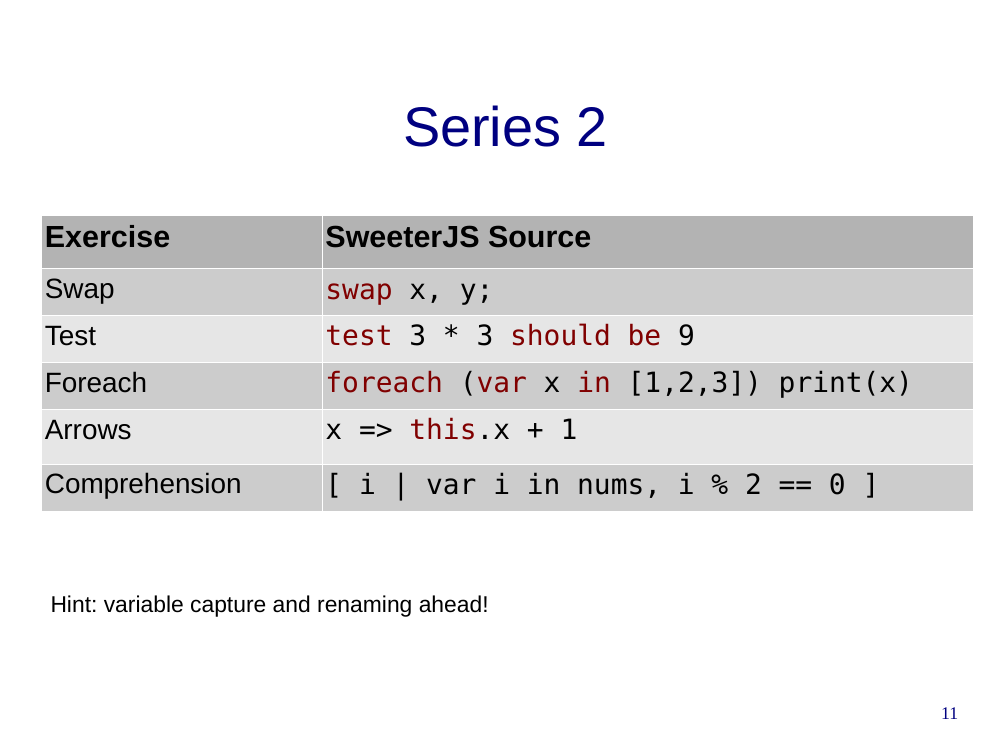
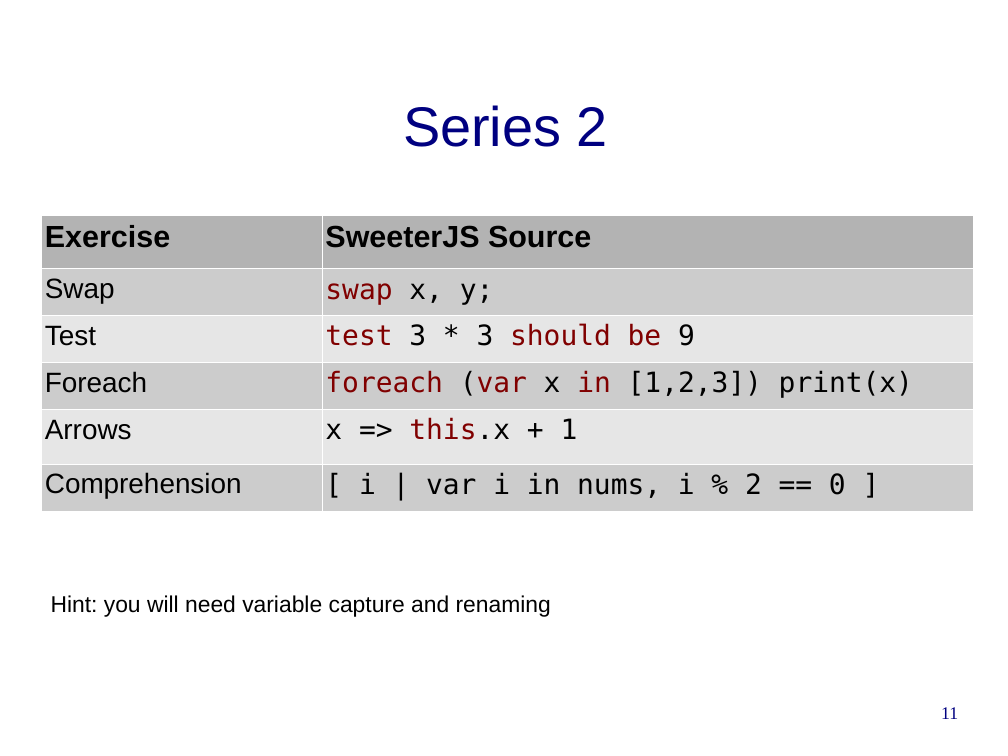
Before and after one commit to cwi-swat/rascal-course-pldi-2015, a slide deck: slide 11 of presentations/Hack-your-Javascript.odp. Drawn at 1008x756 pixels with LibreOffice and Linux fonts; fonts in the diff are those of the drawing; background and template pictures are left out. Boxes give left, top, right and bottom in pixels: in the first picture for what was removed or moved away, otherwise in the second. Text is boxed around its words. In the diff, an @@ line names an element or a change of style, - is before the commit and + after.

Commit message:
Minor edit

```diff
--- a/presentations/Hack-your-Javascript.odp
+++ b/presentations/Hack-your-Javascript.odp
@@ text at [51, 595, 551, 617]: text changed @@
-Hint: variable capture and renaming ahead!
+Hint: you will need variable capture and renaming
```
